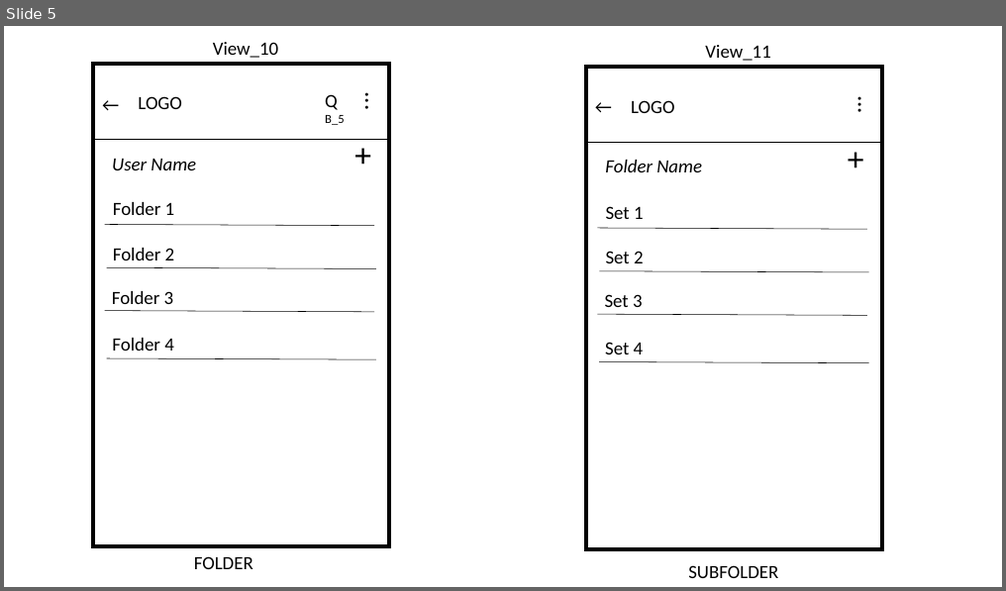
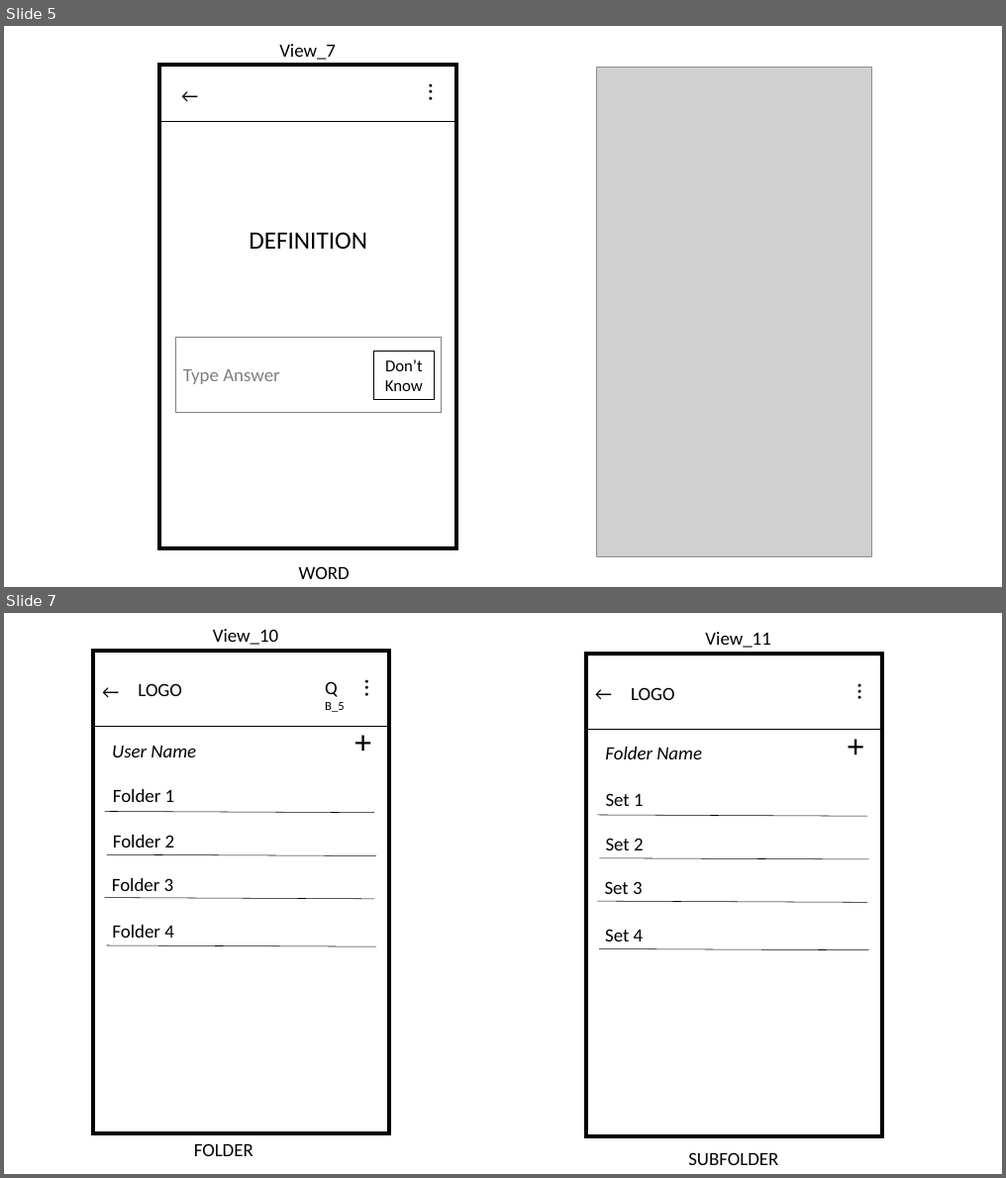
Before and after one commit to mhlee1215/IEDUFlashCard, a slide deck: Device Screen.pptx. Shown one above the other, each under a label of ours: slide 5 before the commit, slides 5 and 7 after it; the slides between them are not shown. The pictures are 1006x591 and 1006x1178 pixels, drawn with LibreOffice and Linux fonts; fonts in the diff are those of the drawing; grey boxes stand for pictures. Boxes give left, top, right and bottom in pixels: in the first picture for what was removed or moved away, otherwise in the second. Text is boxed around its words. In the diff, an @@ line names an element or a change of style, - is before the commit and + after.

```diff
--- a/Device Screen.pptx
+++ b/Device Screen.pptx
@@ slide 5 added at box(4, 26, 1002, 587), background #FFFFFF @@
@@ text added at box(279, 44, 336, 60), 18 pt, text #000000 @@
+View_7
@@ frame added at box(158, 64, 457, 550), fill #000000, outline #000000 1 pt @@
@@ text added at box(174, 80, 212, 110), 18 pt, text #000000 @@
+←
@@ text added at box(420, 76, 457, 116), 24 pt, text #000000 @@
+...
@@ picture added at box(596, 67, 872, 557) @@
@@ line added from (158, 122) to (457, 122), #000000 0.5 pt @@
@@ text added at box(249, 232, 367, 249), 24 pt, text #000000 @@
+DEFINITION
@@ rectangle added at box(175, 338, 441, 413), outline #808080 0.75 pt, 18 pt, text #808080 @@
+Type Answer
@@ rectangle added at box(374, 352, 434, 399), outline #000000 0.75 pt, 16 pt, text #000000 @@
+Don’t Know
@@ text added at box(299, 567, 350, 579), 18 pt, text #000000 @@
+WORD
@@ what was slide 5 is now slide 7 @@
```
Also in this commit, not shown: 4 slides changed, 1 other slide added.
